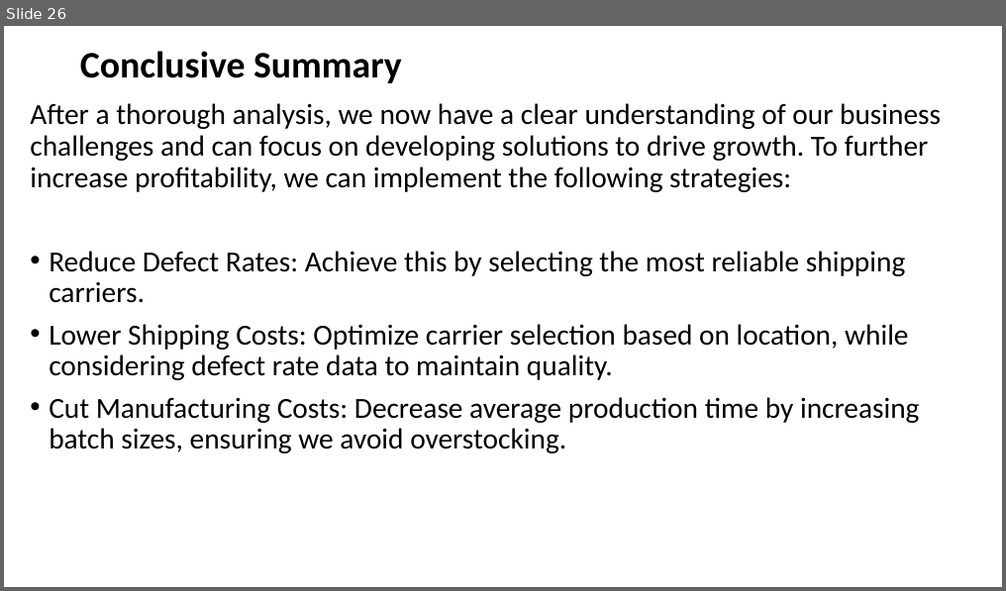
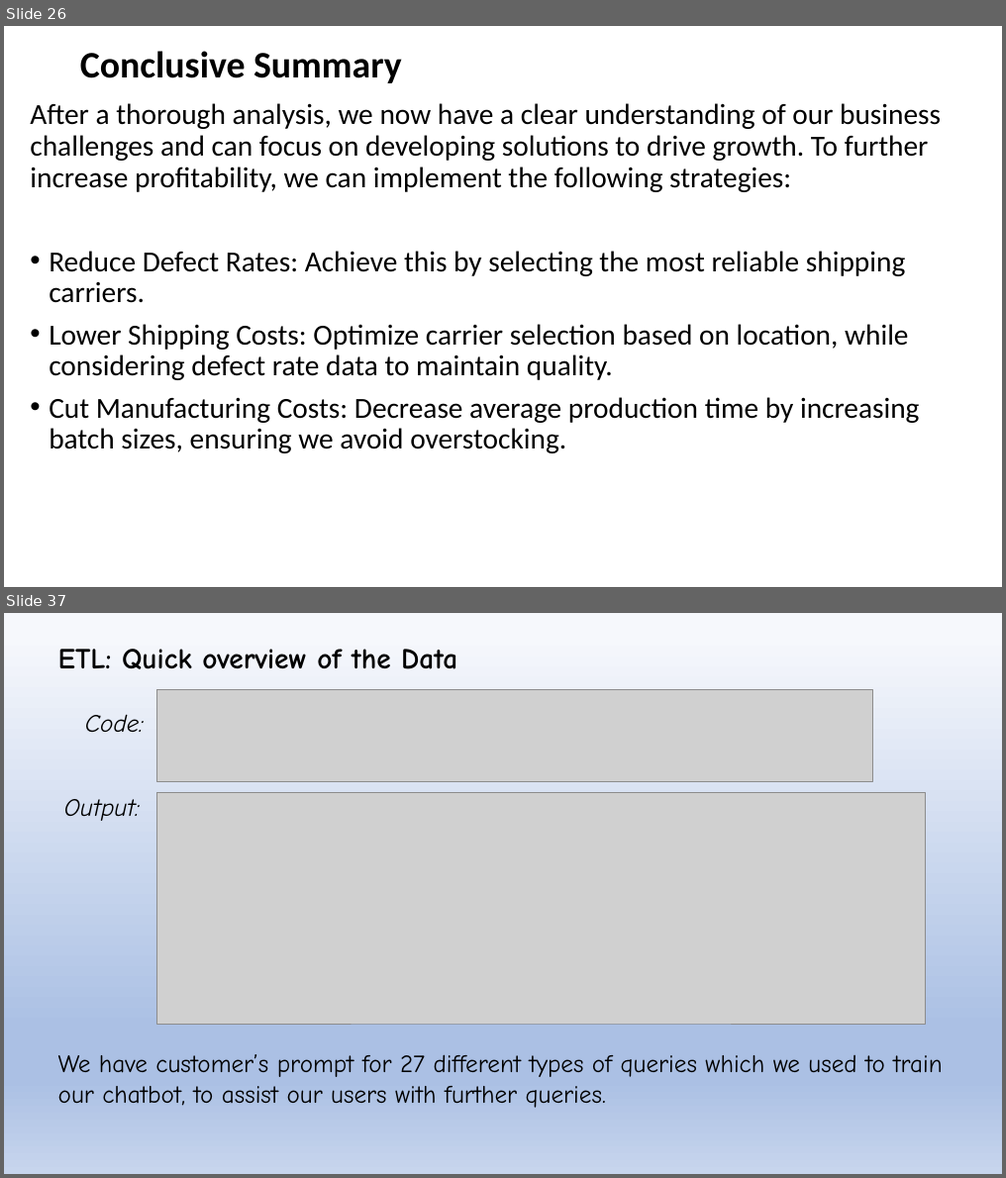
Before and after one commit to Sanket2102/Supply-Chain-Management, a slide deck: Supply Chain Management Presentation.pptx. Shown one above the other, each under a label of ours: slide 26 before the commit, slides 26 and 37 after it; the slides between them are not shown. The pictures are 1006x591 and 1006x1178 pixels, drawn with LibreOffice and Linux fonts; fonts in the diff are those of the drawing; grey boxes stand for pictures; background and template pictures are left out. Boxes give left, top, right and bottom in pixels: in the first picture for what was removed or moved away, otherwise in the second. Text is boxed around its words. In the diff, an @@ line names an element or a change of style, - is before the commit and + after.

```diff
--- a/Supply Chain Management Presentation.pptx
+++ b/Supply Chain Management Presentation.pptx
@@ slide 37 added at (4,613,1002,1174), background gradient #F6F8FC to #ABC0E4 to #C7D5ED @@
@@ text added at (58,649,457,669), 28 pt, text #000000, bold @@
+ETL: Quick overview of the Data
@@ picture added at (156,690,872,782) @@
@@ text added at (85,714,144,732), 24 pt, text #000000, italic @@
+Code:
@@ text added at (64,799,140,821), 24 pt, text #000000, italic @@
+Output:
@@ picture added at (156,792,925,1024) @@
@@ text added at (58,1055,942,1108), 24 pt, text #000000 @@
+We have customer’s prompt for 27 different types of queries which we used to train our chatbot, to assist our users with further queries.
```
Also in this commit, not shown: 2 slides changed, 27 other slides added.
